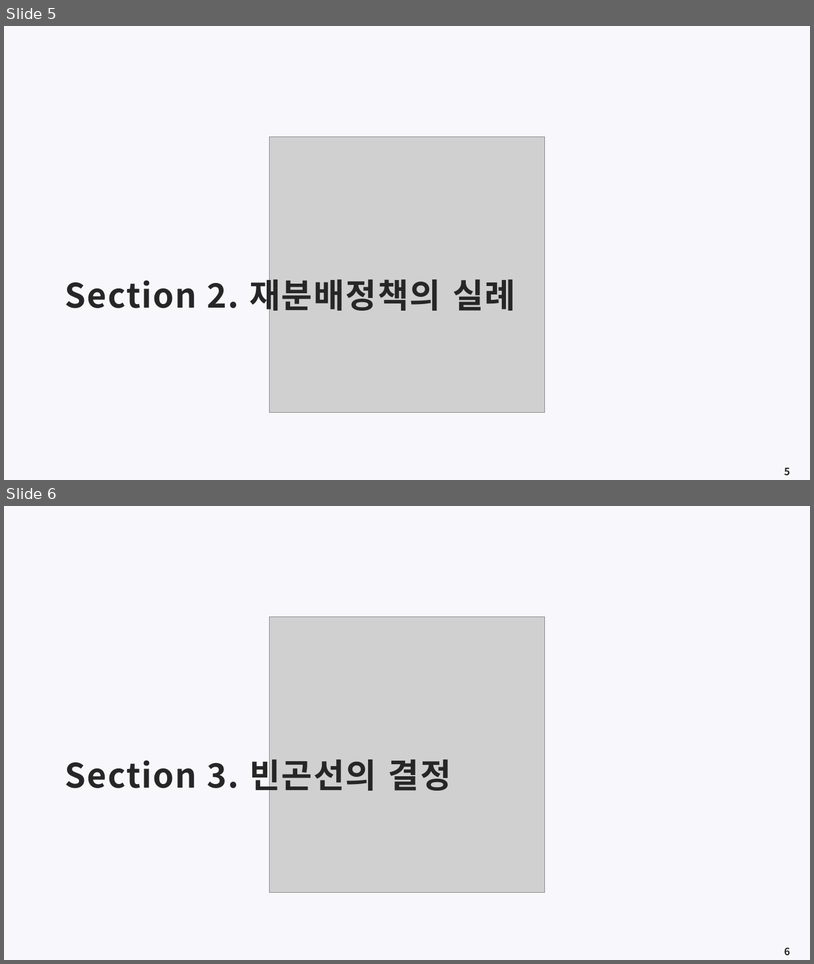
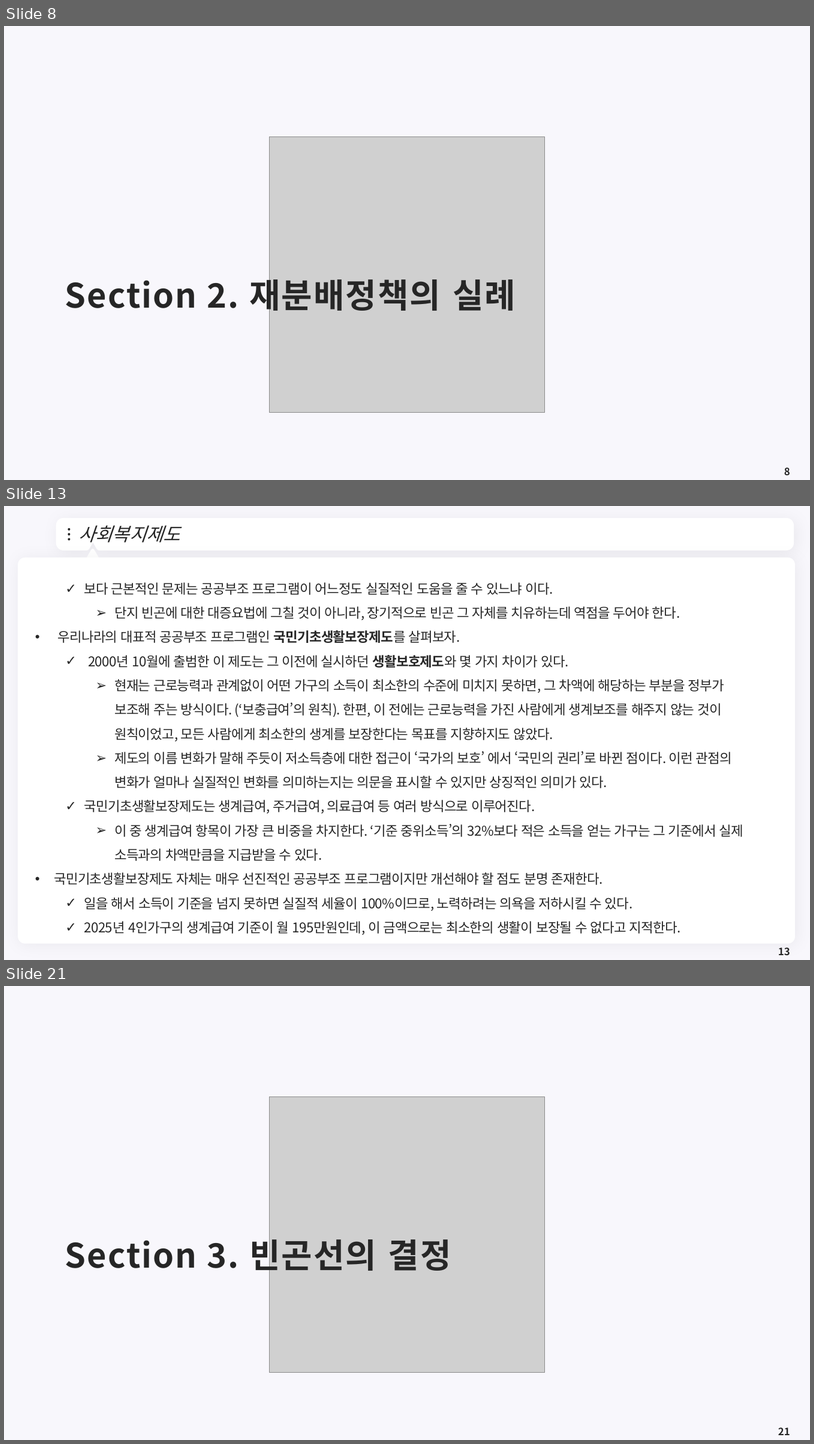
Before and after one commit to meandthey/Teaching, a slide deck: 재정학/01_Lectures/재정학_Chapter_9.pptx. Shown one above the other, each under a label of ours: slides 5 and 6 before the commit, slides 8, 13 and 21 after it; the slides between them are not shown. The pictures are 814x964 and 814x1444 pixels, drawn with LibreOffice and Linux fonts; fonts in the diff are those of the drawing; grey boxes stand for pictures; background and template pictures are left out. Boxes give left, top, right and bottom in pixels: in the first picture for what was removed or moved away, otherwise in the second. Text is boxed around its words. In the diff, an @@ line names an element or a change of style, - is before the commit and + after.

```diff
--- a/재정학/01_Lectures/재정학_Chapter_9.pptx
+++ b/재정학/01_Lectures/재정학_Chapter_9.pptx
@@ slide 13 added at [4, 506, 810, 960], background #F8F7FC @@
@@ freeform shape added at [59, 521, 792, 548], fill #FFFFFF, outline #FFFFFF 7.25 pt @@
@@ ellipse added at [68, 528, 71, 531], fill #262626 @@
@@ ellipse added at [68, 533, 71, 535], fill #262626 @@
@@ ellipse added at [68, 538, 71, 540], fill #262626 @@
@@ title added at [78, 525, 180, 543], 22 pt, text #262626, italic @@
+사회복지제도
@@ freeform shape added at [776, 530, 783, 539], fill #FFFFFF @@
@@ rounded rectangle added at [18, 558, 796, 943], fill #FFFFFF @@
@@ triangle added at [86, 550, 99, 562], fill #FFFFFF, outline #FFFFFF 3.75 pt @@
@@ text added at [54, 582, 744, 934], 16 pt, text #262626 @@
+  ✓ 보다 근본적인 문제는 공공부조 프로그램이 어느정도 실질적인 도움을 줄 수 있느냐 이다.
+    ➢ 단지 빈곤에 대한 대증요법에 그칠 것이 아니라, 장기적으로 빈곤 그 자체를 치유하는데 역점을 두어야 한다.
+• 우리나라의 대표적 공공부조 프로그램인 국민기초생활보장제도를 살펴보자.
+  ✓ 2000년 10월에 출범한 이 제도는 그 이전에 실시하던 생활보호제도와 몇 가지 차이가 있다.
+    ➢ 현재는 근로능력과 관계없이 어떤 가구의 소득이 최소한의 수준에 미치지 못하면, 그 차액에 해당하는 부분을 정부가 보조해 주는 방식이다. (‘보충급여’의 원칙). 한편, 이 전에는 근로능력을 가진 사람에게 생계보조를 해주지 않는 것이 원칙이었고, 모든 사람에게 최소한의 생계를 보장한다는 목표를 지향하지도 않았다.
+    ➢ 제도의 이름 변화가 말해 주듯이 저소득층에 대한 접근이 ‘국가의 보호’ 에서 ‘국민의 권리’로 바뀐 점이다. 이런 관점의 변화가 얼마나 실질적인 변화를 의미하는지는 의문을 표시할 수 있지만 상징적인 의미가 있다.
+  ✓ 국민기초생활보장제도는 생계급여, 주거급여, 의료급여 등 여러 방식으로 이루어진다.
+    ➢ 이 중 생계급여 항목이 가장 큰 비중을 차지한다. ‘기준 중위소득’의 32%보다 적은 소득을 얻는 가구는 그 기준에서 실제 소득과의 차액만큼을 지급받을 수 있다.
+• 국민기초생활보장제도 자체는 매우 선진적인 공공부조 프로그램이지만 개선해야 할 점도 분명 존재한다.
+  ✓ 일을 해서 소득이 기준을 넘지 못하면 실질적 세율이 100%이므로, 노력하려는 의욕을 저하시킬 수 있다.
+  ✓ 2025년 4인가구의 생계급여 기준이 월 195만원인데, 이 금액으로는 최소한의 생활이 보장될 수 없다고 지적한다.
@@ page number added at [779, 947, 791, 955], 12 pt, text #262626, bold @@
+13
@@ what was slide 5 is now slide 8 @@
@@ page number at [785, 467, 791, 475]: text changed @@
-5
+8
@@ what was slide 6 is now slide 21 @@
@@ page number at [779, 1427, 791, 1435]: text changed @@
-6
+21
```
Also in this commit, not shown: 1 slide changed, 14 other slides added, 55 other files.
